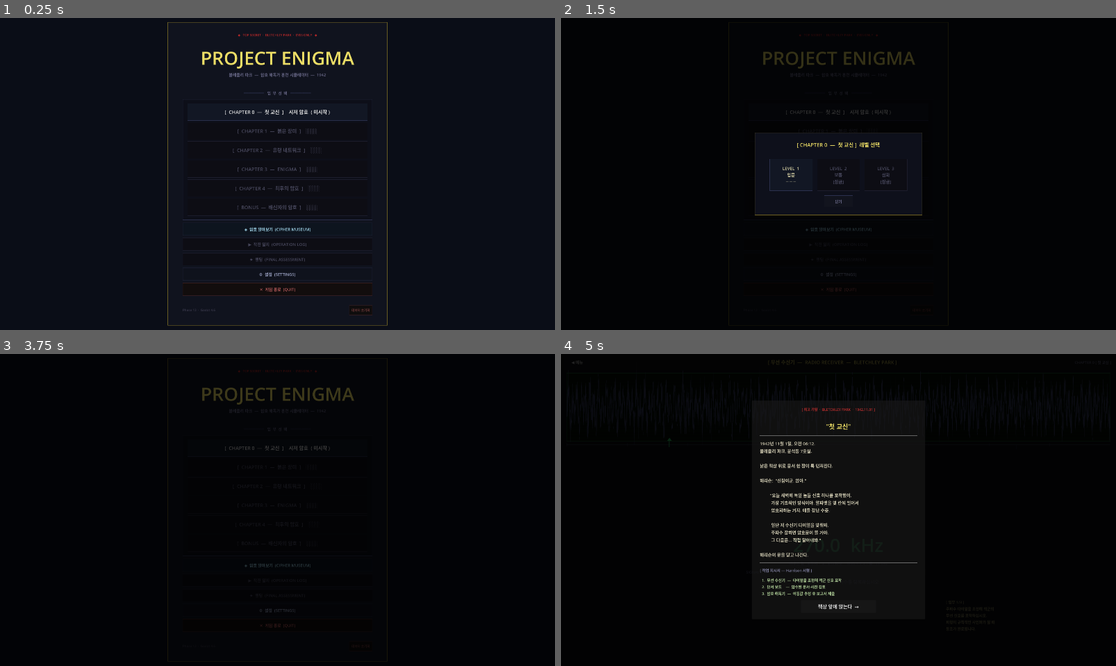
Above: before the commit, frames 1-4 (two rows, left to right).
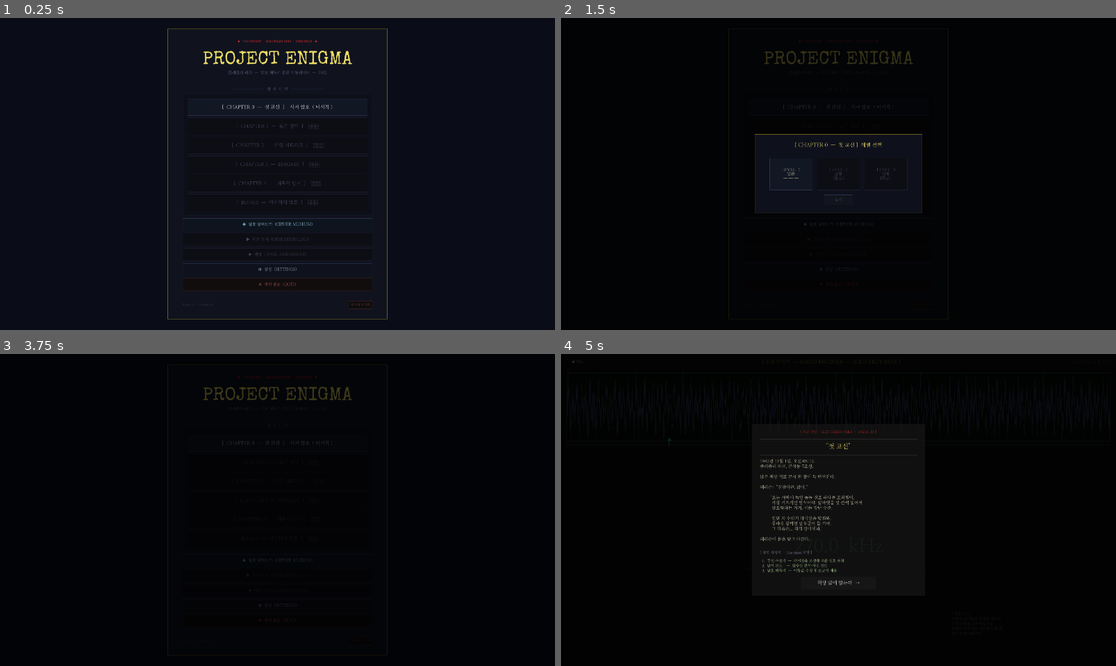
Above: after the commit, the same moments.

Repository: soomin007/Enigma
Game: Godot game, scene res://scenes/MainMenu.tscn
Same seed, same stepped clock (60 frames per second), same inputs: the game is played once before the commit and once after it.
Inputs:
- Up to frame 1 (0.25 s): no input
- Up to frame 2 (1.5 s): click "[ CHAPTER 0 — 첫 교신 ] 시저 암호 ( …" at 0.5 s; click "[ CHAPTER 0 — 첫 교신 ] 시저 암호 ( …" at 1.25 s
- Up to frame 3 (3.75 s): click "◈ 암호 알아보기 (CIPHER MUSEUM)" at 2 s; click "데이터 초기화" at 2.75 s; click "LEVEL 1 입문 ─ ─ ─" at 3.5 s
- Up to frame 4 (5 s): click "◀ 메뉴" at 4.25 s

The runs differ from the first frame. In frame 1, 3.3% of the frame differs, in the area x 30-70%, y 1-99%; in frame 2, 1.2%; in frame 3, 0.8%; in frame 4, 2.4%.

Commit message:
feat: 한글/영문 폰트 적용 + GitHub Actions 자동 배포 파이프라인 추가
- NanumMyeongjo-Regular: 기본 폰트 (한글+영문, 고문서 분위기)
- SpecialElite-Regular: 타이틀/스탬프 전용 (타자기 스타일)
- project.godot에 default_theme.tres 등록
- .github/workflows/enigma-export.yml: 태그 push 시 자동 빌드/릴리즈

Co-Authored-By: Claude Sonnet 4.6 <noreply@anthropic.com>

Diff:
--- /dev/null
+++ b/Godot/1_Enigma/fonts/default_theme.tres
@@ -0,0 +1,7 @@
+[gd_resource type="Theme" load_steps=2 format=3]
+
+[ext_resource type="FontFile" path="res://fonts/NanumMyeongjo-Regular.ttf" id="1_nanum"]
+
+[resource]
+default_font = ExtResource("1_nanum")
+default_font_size = 14
--- a/Godot/1_Enigma/project.godot
+++ b/Godot/1_Enigma/project.godot
@@ -27,6 +27,10 @@
 SettingsManager="*res://scripts/SettingsManager.gd"
 SceneTransition="*res://scripts/SceneTransition.gd"
 
+[gui]
+
+theme/custom="res://fonts/default_theme.tres"
+
 [display]
 
 window/size/viewport_width=1920
--- a/Godot/1_Enigma/scripts/MainMenu.gd
+++ b/Godot/1_Enigma/scripts/MainMenu.gd
@@ -35,6 +35,7 @@
 
 
 func _build_ui() -> void:
+	var font_special_elite: FontFile = load("res://fonts/SpecialElite-Regular.ttf")
 	var bg := ColorRect.new()
 	bg.color = C_BG
 	bg.set_anchors_and_offsets_preset(PRESET_FULL_RECT)
@@ -66,6 +67,7 @@
 	var stamp := Label.new()
 	stamp.text = "◆   TOP SECRET  ·  BLETCHLEY PARK  ·  EYES ONLY   ◆"
 	stamp.horizontal_alignment = HORIZONTAL_ALIGNMENT_CENTER
+	stamp.add_theme_font_override("font", font_special_elite)
 	stamp.add_theme_font_size_override("font_size", 11)
 	stamp.add_theme_color_override("font_color", C_STAMP)
 	vbox.add_child(stamp)
@@ -77,6 +79,7 @@
 	var title := Label.new()
 	title.text = "PROJECT ENIGMA"
 	title.horizontal_alignment = HORIZONTAL_ALIGNMENT_CENTER
+	title.add_theme_font_override("font", font_special_elite)
 	title.add_theme_font_size_override("font_size", 64)
 	title.add_theme_color_override("font_color", C_GOLD)
 	vbox.add_child(title)
Not shown, added: Godot/1_Enigma/export_presets.cfg
Binary file added: Godot/1_Enigma/fonts/NanumMyeongjo-Regular.ttf
Binary file added: Godot/1_Enigma/fonts/SpecialElite-Regular.ttf
Not shown, added: .github/workflows/enigma-export.yml
